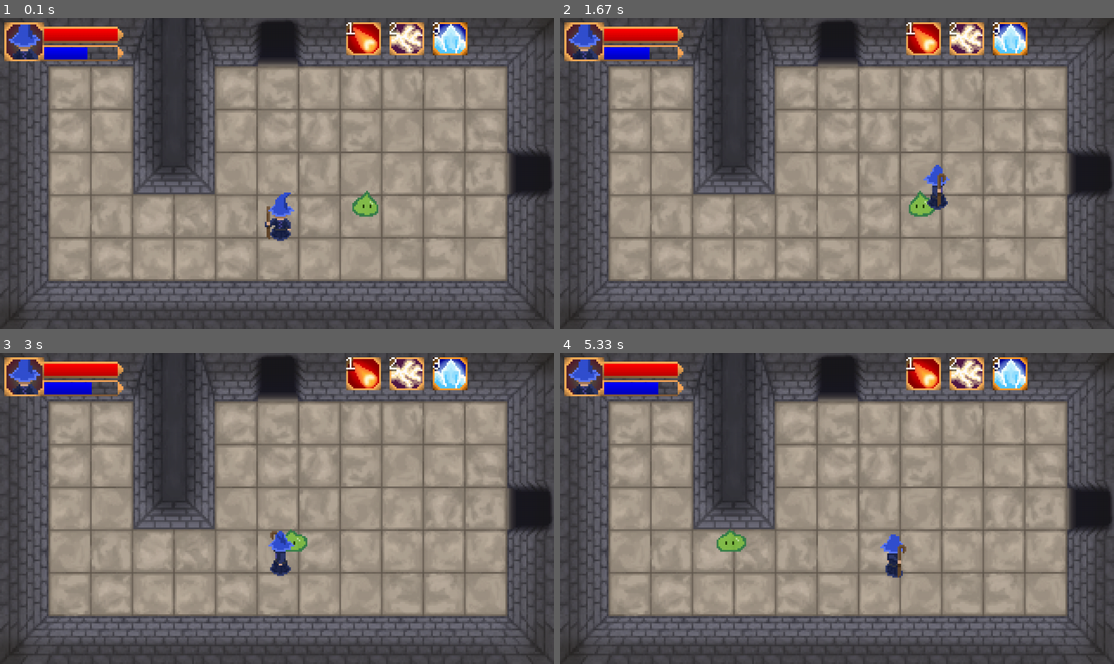
Above: before the commit, frames 1-4 (two rows, left to right).
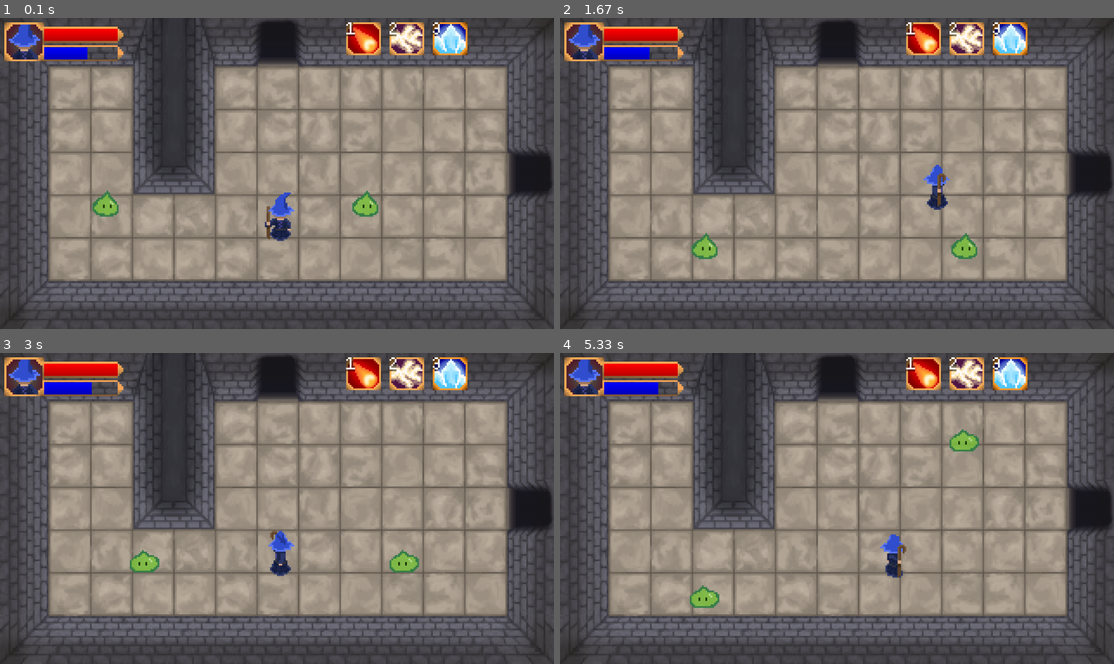
Above: after the commit, the same moments.

Repository: wmunsch/CS183-Group-Game
Game: pygame game, started from engine_Will2.py
Two runs of this game, one before a commit and one after it. Both use one fixed random seed, a clock stepped at 60 frames per second and the inputs below.
Inputs:
- Up to frame 1 (0.1 s): no input
- Up to frame 2 (1.67 s): hold Right 0.33-0.8 s; hold Up 0.83-1.13 s; tap 2 at 0.98 s; hold Right 1.17-1.63 s; tap 3 at 1.32 s
- Up to frame 3 (3 s): hold Left 1.67-2.2 s; tap 1 at 1.82 s; hold Down 2.23-2.53 s; tap 2 at 2.38 s; hold Left 2.57-2.97 s; tap 3 at 2.72 s
- Up to frame 4 (5.33 s): hold Up 3-3.37 s; tap 1 at 3.15, 4.62 s; hold Right 3.4-4.03 s; tap 2 at 3.55, 5.12 s; hold Down 4.07-4.43 s; tap 3 at 4.22 s; hold Left 4.47-4.93 s; hold Right from 4.97 s (still down)

The runs differ from the first frame. In frame 1, 0.3% of the frame differs, in the area x 16-22%, y 55-65%; in frame 2, 0.8%; in frame 3, 0.8%; in frame 4, 0.9%, in the area x 23-76%, y 24-83%.

Commit message:
finished basic slime ai (all walls), doing chase next

Diff:
--- a/engine_Will2.py
+++ b/engine_Will2.py
@@ -1,7 +1,7 @@
 #Main engine
 import pygame
 import random
-
+import math
 pygame.init()
 screen = pygame.display.set_mode((1280, 720))
 blackFadeScreen = pygame.Surface((1280,720))
@@ -330,14 +330,14 @@
 class Slime(pygame.sprite.Sprite):
     seenPlayer = False
     #direction = 1
-    def __init__(self):
+    def __init__(self, x, y):
         super(Slime, self).__init__()
         self.surf = pygame.image.load('graphics/slime1.png')
         self.surf = pygame.transform.scale(self.surf,(84,88))
         self.rect = pygame.Rect(0,0,50,50)
         self.hitbox = pygame.Rect(self.rect.x+8,self.rect.y+21,50,35)
         #self.rect = self.surf.get_rect()
-        self.rect.move_ip(800,400)
+        self.rect.move_ip(x,y)
         self.hitbox.move_ip(self.rect.x,self.rect.y)
         self.animation_speed = 10
         self.walk_left_ani = [pygame.transform.scale(pygame.image.load('graphics/slimeleftF1.png'),(68,60)),
@@ -348,6 +348,11 @@
             pygame.transform.scale(pygame.image.load('graphics/slimerightF2.png'),(68,60)),
             pygame.transform.scale(pygame.image.load('graphics/slimerightF3.png'),(68,60)),
             pygame.transform.scale(pygame.image.load('graphics/slimerightF4.png'),(68,60))]
+        self.death_ani = [pygame.transform.scale(pygame.image.load('graphics/slimedeathF1.png'),(100,92)),
+            pygame.transform.scale(pygame.image.load('graphics/slimedeathF2.png'),(100,92)),
+            pygame.transform.scale(pygame.image.load('graphics/slimedeathF3.png'),(100,92)),
+            pygame.transform.scale(pygame.image.load('graphics/slimedeathF4.png'),(100,92)),
+            pygame.transform.scale(pygame.image.load('graphics/slimedeathF5.png'),(100,92))]
         self.frozen_right = pygame.transform.scale(pygame.image.load('graphics/slimefrozenright.png'),(68,60))
         self.frozen_left = pygame.transform.scale(pygame.image.load('graphics/slimefrozenleft.png'),(68,60))
         for i in range(0,4):
@@ -364,6 +369,7 @@
         self.frozenCounter = 0
         self.distance = 50
         self.newInstruction = False
+        self.isAlive = True
 
 
     def moveLeft(self):
@@ -390,20 +396,95 @@
                     self.current_frame+=1
         self.surf = self.walk_right_ani[self.current_frame]
 
+    def moveUp(self):
+        self.upspeed = self.speed
+        self.rect.move_ip(0, -self.speed)
+        self.time += 1
+        if (self.time % 12 == 0):
+            if(self.current_frame>2):
+                self.current_frame = 0
+            else:
+                self.current_frame+=1
+        self.surf = self.walk_left_ani[self.current_frame]
+
+    def moveDown(self):
+        self.downspeed = self.speed
+        self.rect.move_ip(0, self.speed)
+        self.time += 1
+        if (self.time % 12 == 0):
+            if(self.current_frame>2):
+                self.current_frame = 0
+            else:
+                self.current_frame+=1
+
+        self.surf = self.walk_right_ani[self.current_frame]
+    ############slime chase function#############
+    def chase(self, player_rect):
+        c = math.sqrt((player_rect.x - self.rect.x) ** 2 + (player_rect.y - self.rect.y)**2)
+        try:
+            x = (player_rect.x - self.rect.x) /c
+            y = (player_rect.y - self.rect.y)/c
+        except ZeroDivisionError:
+            return False
+        return(x,y)
+
+###### this resets slime and spawns it when changing rooms##########
+    def spawn(self, room):
+        self.isAlive = True
+
+##### run this method when slime dies###########
+    def die(self):
+        self.time += 1
+        if (self.time % 12 == 0):
+            if(self.current_frame>3):
+                self.isAlive = False
+                self.current_frame = 0
+            else:
+                self.current_frame+=1
+        self.surf = self.death_ani[self.current_frame]
     def update(self):
+        ########The following three lines enable the slime chase function#############
+        #new_pos = self.chase(player.hitbox)
+        #if new_pos :
+            #self.rect.x, self.rect.y = (self.rect.x + new_pos[0] * self.speed, self.rect.y + new_pos[1] * self.speed)
+
+
         if (self.frozen == False):
             self.distance -=1
         #print (self.distance)
         if self.direction == 0:
-            if (checkCollision(pygame.sprite.Sprite, self,currentroom.wallRight1) or checkCollision(pygame.sprite.Sprite, self,currentroom.wallRight2)):
+            if (checkCollision(pygame.sprite.Sprite, self,currentroom.wallRight1) or checkCollision(pygame.sprite.Sprite, self,currentroom.wallRight2)or checkCollision(pygame.sprite.Sprite, self,currentroom.rightDoor)):
                 self.direction = 1
             else:
                 self.moveRight()
-        if self.direction == 1:
-            if (checkCollision(pygame.sprite.Sprite, self,currentroom.wallLeft1) or checkCollision(pygame.sprite.Sprite, self,currentroom.wallLeft2)):
+        elif self.direction == 1:
+            if (checkCollision(pygame.sprite.Sprite, self,currentroom.wallLeft1) or checkCollision(pygame.sprite.Sprite, self,currentroom.wallLeft2) or checkCollision(pygame.sprite.Sprite, self,currentroom.leftDoor)):
                 self.direction = 0
             else:
                 self.moveLeft()
+        elif self.direction == 2:
+            if (checkCollision(pygame.sprite.Sprite, self,currentroom.wallTop1) or checkCollision(pygame.sprite.Sprite, self,currentroom.wallTop2) or checkCollision(pygame.sprite.Sprite, self,currentroom.topDoor)):
+                self.direction = 3
+            else:
+                self.moveUp()
+        elif self.direction == 3:
+            if (checkCollision(pygame.sprite.Sprite, self,currentroom.wallBottom1) or checkCollision(pygame.sprite.Sprite, self,currentroom.wallBottom2) or checkCollision(pygame.sprite.Sprite, self,currentroom.bottomDoor)):
+                self.direction = 2
+            else:
+                self.moveDown()
+
+        if (checkCollision(pygame.sprite.Sprite, self, currentroom.wallMiddle) or checkCollision(pygame.sprite.Sprite, self, currentroom.wallMiddle2) or checkCollision(pygame.sprite.Sprite, self, currentroom.wallMiddle3) or
+        checkCollision(pygame.sprite.Sprite, self, currentroom.wallMiddle4)):
+            if (self.direction == 1):
+                self.direction = 0
+            elif (self.direction==2):
+                self.direction = 3
+            elif (self.direction==3):
+                self.direction = 2
+            elif (self.direction ==0):
+                self.direction = 1
+
+
         if self.distance == 0:
             self.newInstruction = True
 
@@ -419,7 +500,7 @@
                 self.speed = 1
         if (self.newInstruction ==True):
             self.distance = random.randint(100,200)
-            self.direction = random.randint(0,1)
+            self.direction = random.randint(0,3)
             self.newInstruction = False
 
 
@@ -516,6 +597,8 @@
     bottomDoor = Wall(0,0,0,0)
     rightDoor = Wall(1200,240,100,180)
     leftDoor = Wall(0,0,0,0)
+    spawnP1 = [400,300]
+    spawnP2 = [800,200]
 
 
 class Room2:
@@ -645,7 +728,8 @@
 
 
 icenova = IceNova()
-slime1 = Slime()
+slime1 = Slime(800,400)
+slime2 = Slime(200,400)
 player = Player()
 firstroom = room1()
 bosskey = Key()
@@ -660,6 +744,7 @@
 
 ## add monster sprites to this group to draw them to the screen
 sprites_alive.add(slime1)
+sprites_alive.add(slime2)
 sprites_alive.add(player)
 #sprites_alive.add(icenova)
 
@@ -875,6 +960,7 @@
 
         player.update(pressed_keys) ###this calls the update method in player which checks for keypresses and handles movement/attacks
         slime1.update()
+        slime2.update()
         #use the following for collision detection between player and enemies
         #if pygame.sprite.spritecollideany(player, enemies):
             #player takes damage and is pushed back?
